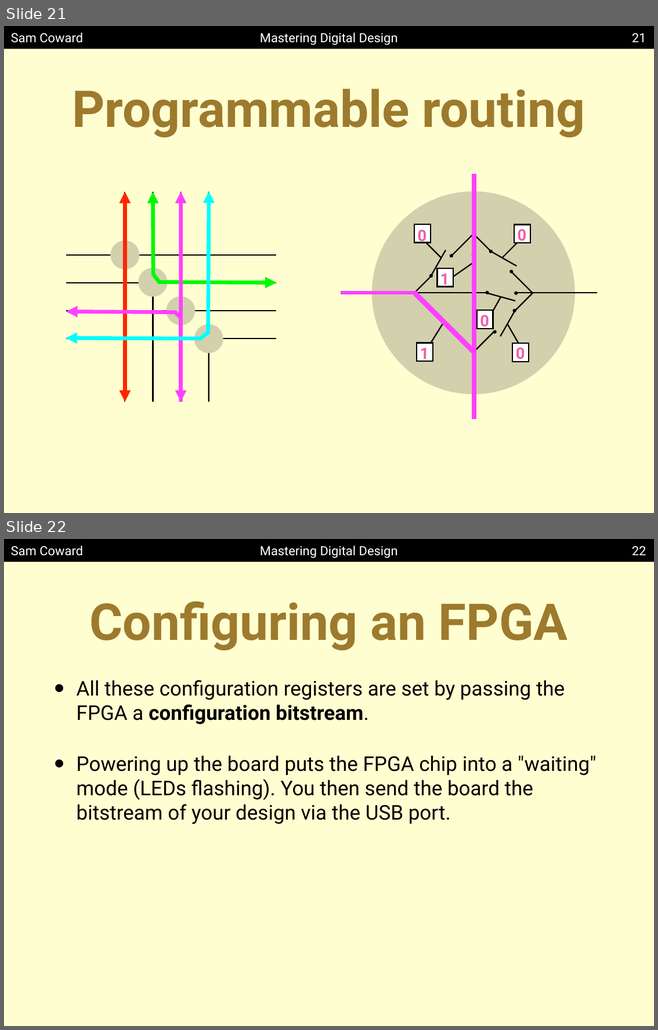
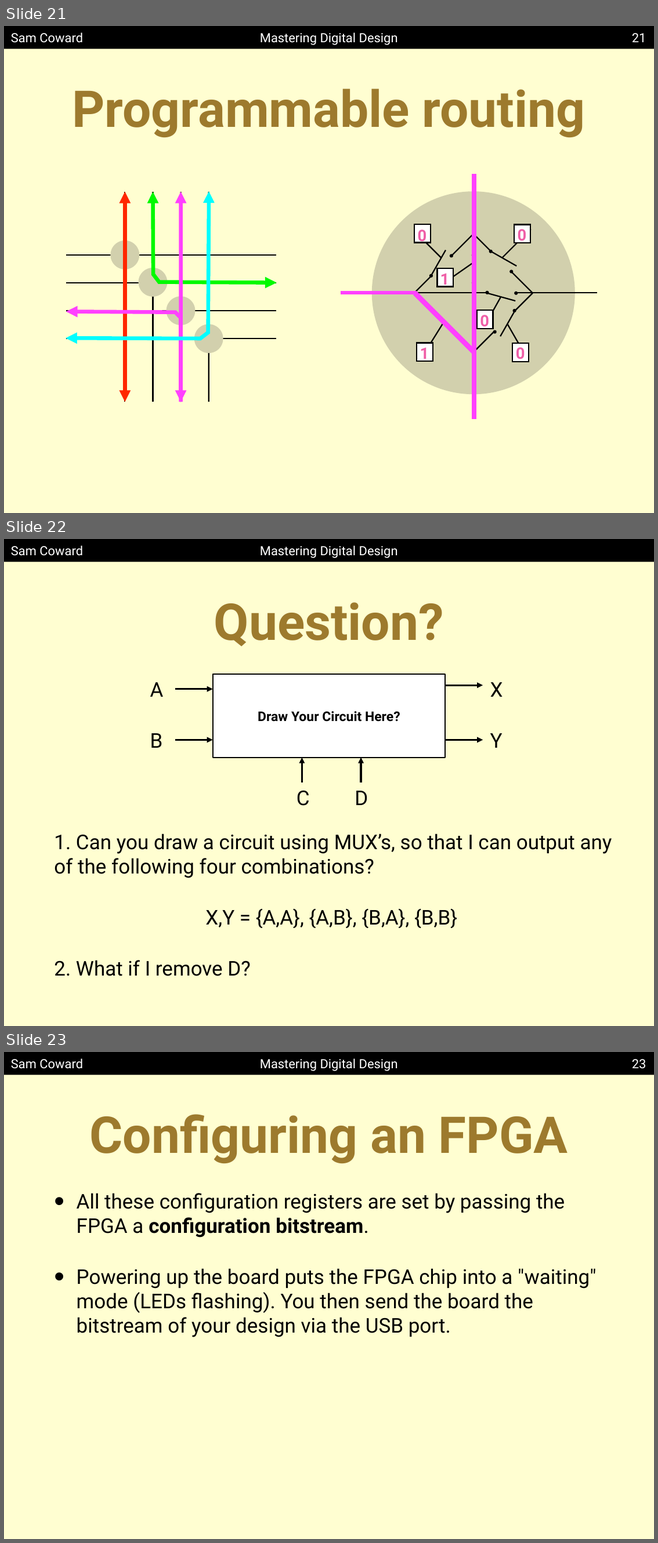
Before and after one commit to Mastering-Digital-Design/Lab-Module, a slide deck: lectures/lecture1.pptx. Shown one above the other, each under a label of ours: slides 21 and 22 before the commit, slides 21, 22 and 23 after it. The pictures are 658x1030 and 658x1543 pixels, drawn with LibreOffice and Linux fonts; fonts in the diff are those of the drawing. Boxes give left, top, right and bottom in pixels: in the first picture for what was removed or moved away, otherwise in the second. Text is boxed around its words. In the diff, an @@ line names an element or a change of style, - is before the commit and + after.

```diff
--- a/lectures/lecture1.pptx
+++ b/lectures/lecture1.pptx
@@ slide 22 added at box(4, 539, 654, 1026), background #FFFED1; not listed: 3 template elements that a slide beside it also shows @@
@@ title added at box(214, 602, 444, 646), 80 pt, text #9D7A2D, bold @@
+Question?
@@ rectangle added at box(213, 674, 445, 758), fill #FFFFFF, outline #000000 2 pt, 21 pt, text #000000, bold @@
+Draw Your Circuit Here?
@@ text added at box(150, 682, 164, 748), 32 pt, text #000000 @@
+A
+B
@@ arrow added from (175, 689) to (213, 689), #000000 3 pt @@
@@ arrow added from (445, 685) to (482, 685), #000000 3 pt @@
@@ text added at box(490, 682, 503, 748), 32 pt, text #000000 @@
+X
+Y
@@ arrow added from (175, 740) to (213, 740), #000000 3 pt @@
@@ arrow added from (445, 740) to (482, 740), #000000 3 pt @@
@@ arrow added from (302, 783) to (302, 758), #000000 3 pt @@
@@ arrow added from (361, 783) to (361, 758), #000000 3 pt @@
@@ text added at box(296, 790, 368, 806), 32 pt, text #000000 @@
+C D
@@ text added at box(54, 834, 612, 976), 32 pt, text #000000 @@
+1. Can you draw a circuit using MUX’s, so that I can output any of the following four combinations?
+X,Y = {A,A}, {A,B}, {B,A}, {B,B}
+2. What if I remove D?
@@ what was slide 22 is now slide 23 @@
@@ page number at box(632, 1059, 646, 1069): text changed @@
-22
+23
```
Also in this commit, not shown: 2 slides changed, 1 other slide added.
